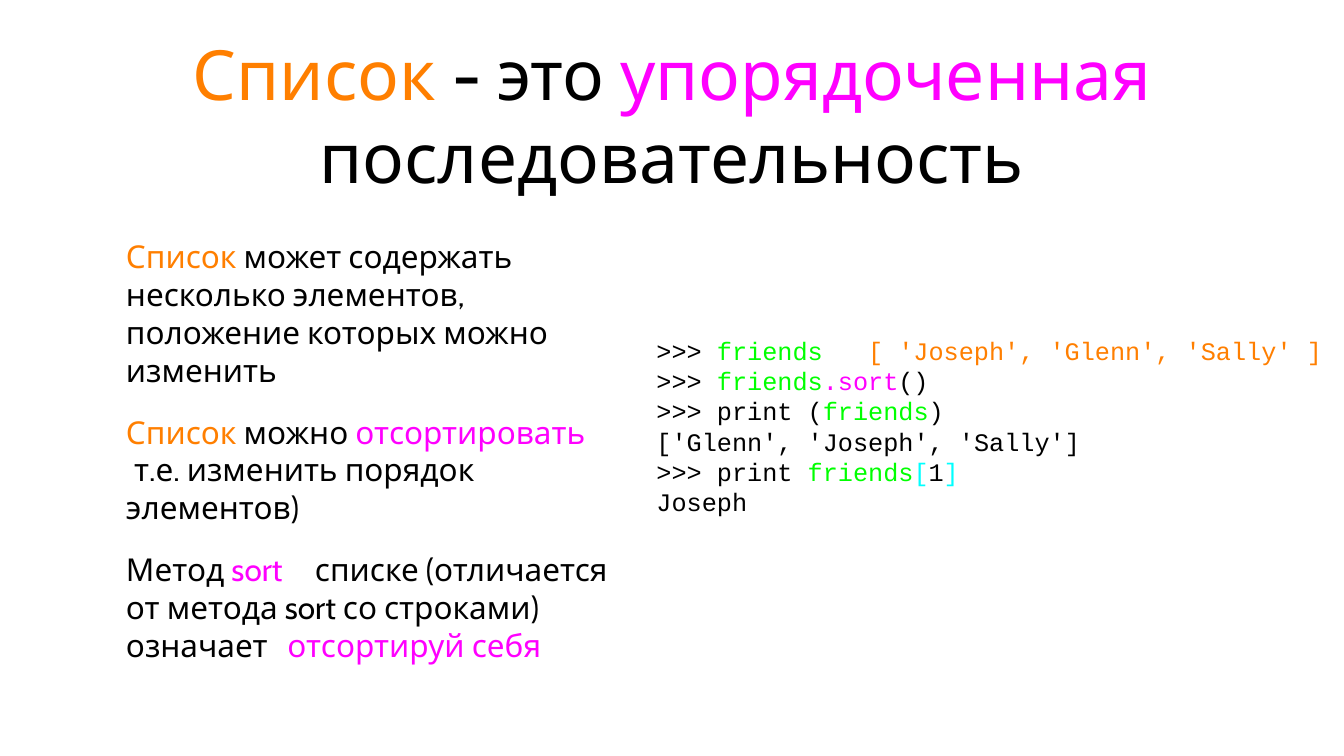
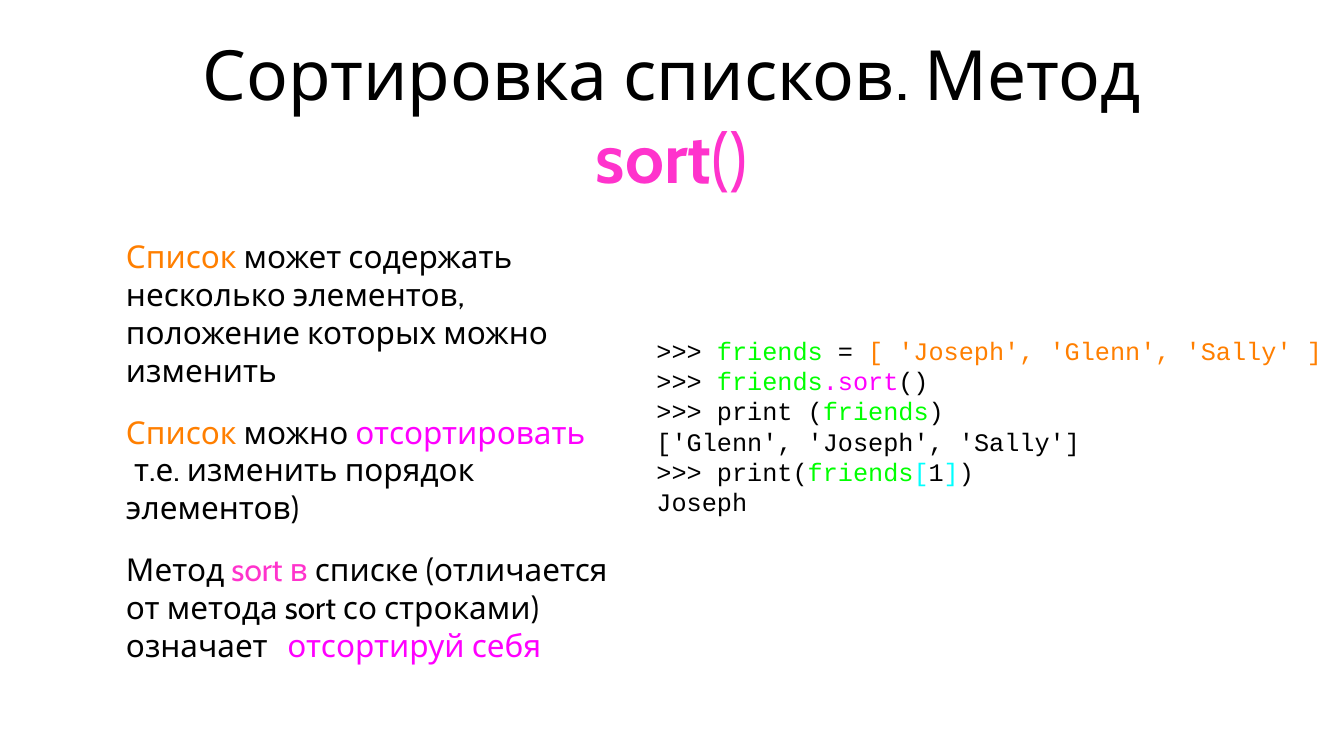
Before and after one commit to maxchv/LearnPython, a slide deck: slide 45 of week02/05.Lists.pptx (slide 31 before the commit). Drawn at 1344x756 pixels with LibreOffice and Linux fonts; fonts in the diff are those of the drawing. Boxes give left, top, right and bottom in pixels: in the first picture for what was removed or moved away, otherwise in the second. Text is boxed around its words. In the diff, an @@ line names an element or a change of style, - is before the commit and + after.

```diff
--- a/week02/05.Lists.pptx
+++ b/week02/05.Lists.pptx
@@ title at [203,50,1140,193]: text changed @@
-Список - это упорядоченная последовательность
+Сортировка списков. Метод sort()
@@ text at [717,341,1292,366]: text colour #FFFFFF to #000000 in "=" @@
@@ text at [717,462,974,487]: text changed @@
->>> print friends[1]
+>>> print(friends[1])
@@ text at [126,558,607,665]: text colour #FF00FF to #FF33CC in "sort"; text colour #FFFFFF to #FF33CC in "в" @@
```
Also in this commit, not shown: 6 other slides changed, 20 slides added, 2 slides removed, 3 other files.
